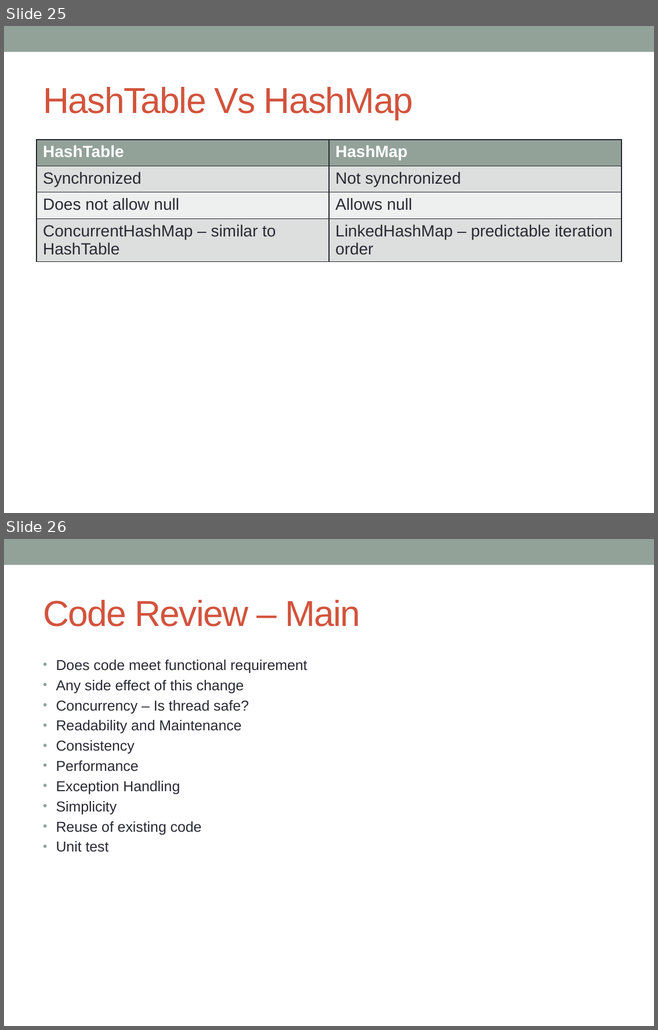
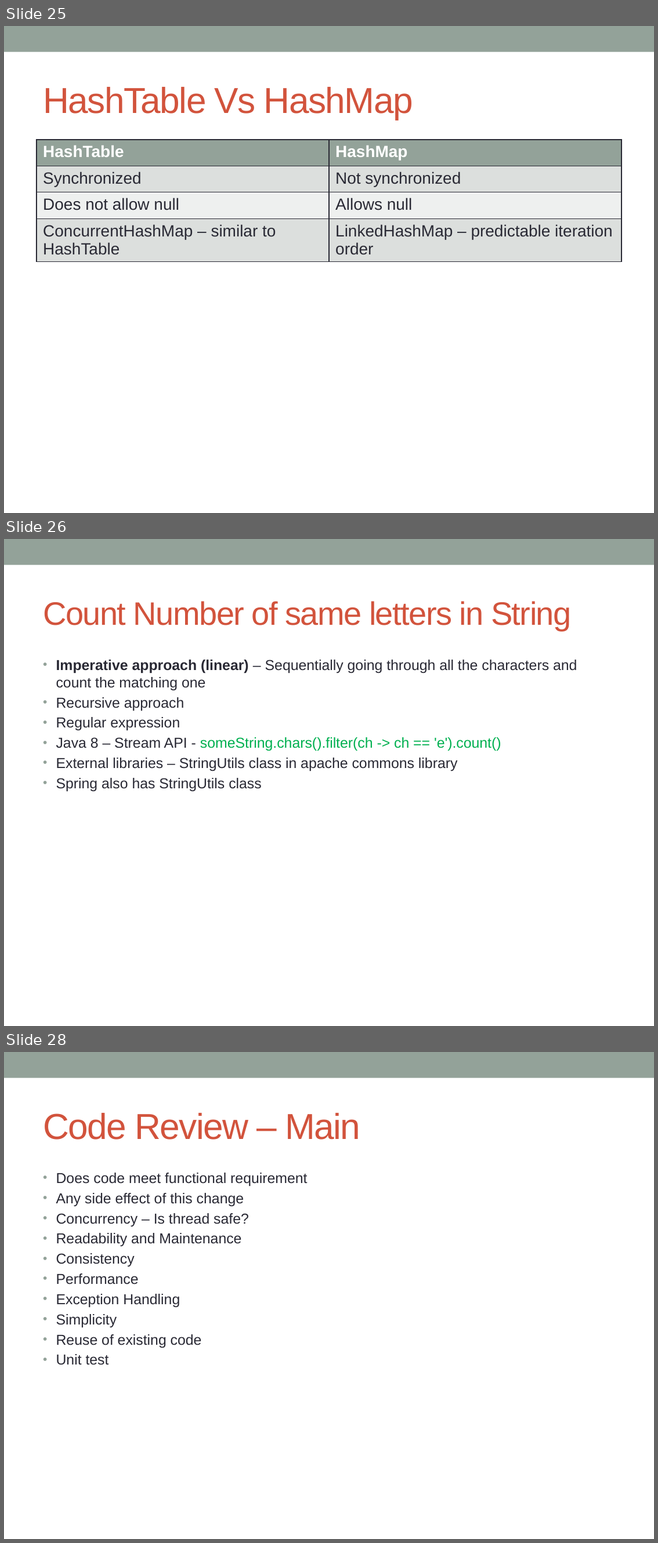
Before and after one commit to notionquest/ProjectDocumentation, a slide deck: CoreJava.pptx. Shown one above the other, each under a label of ours: slides 25 and 26 before the commit, slides 25, 26 and 28 after it; the slides between them are not shown. The pictures are 658x1030 and 658x1543 pixels, drawn with LibreOffice and Linux fonts; fonts in the diff are those of the drawing. Boxes give left, top, right and bottom in pixels: in the first picture for what was removed or moved away, otherwise in the second. Text is boxed around its words. In the diff, an @@ line names an element or a change of style, - is before the commit and + after.

Commit message:
character search

```diff
--- a/CoreJava.pptx
+++ b/CoreJava.pptx
@@ slide 26 added at box(4, 539, 654, 1026), background #FFFFFF; not listed: 1 template element that a slide beside it also shows @@
@@ title added at box(43, 601, 571, 631), 36 pt, text #D2533C @@
+Count Number of same letters in String
@@ text added at box(56, 660, 576, 791), 16 pt, text #292934 @@
+• Imperative approach (linear) – Sequentially going through all the characters and count the matching one
+• Recursive approach
+• Regular expression
+• Java 8 – Stream API - someString.chars().filter(ch -> ch == 'e').count()
+• External libraries – StringUtils class in apache commons library
+• Spring also has StringUtils class
@@ what was slide 26 is now slide 28 @@
```
Also in this commit, not shown: 1 slide changed, 1 other slide added.
